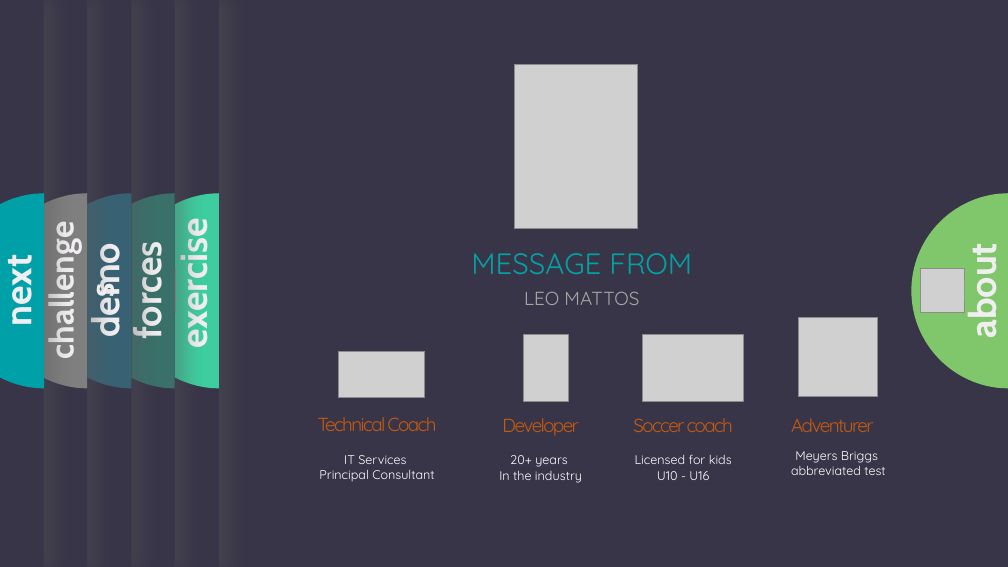
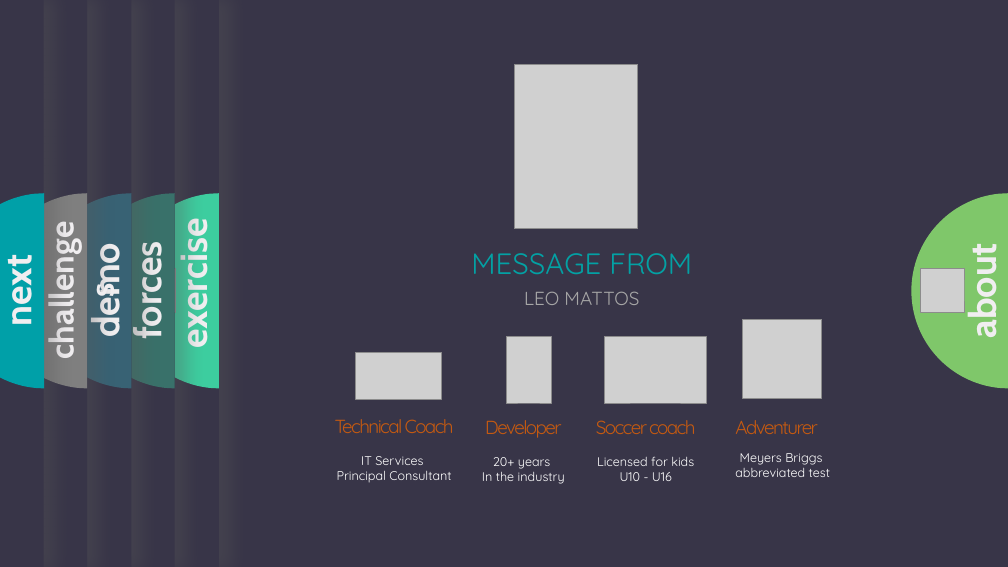
Before and after one commit to leonardo-s-mattos/presentations, a slide deck: slide 2 of Liatrio Exercise Formated White.pptx. Drawn at 1008x567 pixels with LibreOffice and Linux fonts; fonts in the diff are those of the drawing; grey boxes stand for pictures; background and template pictures are left out. Boxes give left, top, right and bottom in pixels: in the first picture for what was removed or moved away, otherwise in the second. Text is boxed around its words. In the diff, an @@ line names an element or a change of style, - is before the commit and + after.

```diff
--- a/Liatrio Exercise Formated White.pptx
+++ b/Liatrio Exercise Formated White.pptx
@@ picture: place and size @@
-picture at (523, 335, 569, 402)
+picture at (506, 337, 551, 403)
@@ picture: place and size @@
-picture at (643, 335, 744, 402)
+picture at (605, 337, 706, 403)
@@ text "Developer": place and size @@
-text "Developer" at (502, 418, 579, 436)
+text "Developer" at (485, 420, 562, 438)
@@ text "Soccer coach": place and size @@
-text "Soccer coach" at (633, 418, 733, 432)
+text "Soccer coach" at (596, 420, 695, 434)
@@ 2 texts, 1 picture: place and size @@
-2 texts, 1 picture at (791, 318, 885, 475)
+2 texts, 1 picture at (735, 319, 830, 477)
@@ 2 texts, 1 picture: place and size @@
-2 texts, 1 picture at (318, 351, 436, 482)
+2 texts, 1 picture at (335, 352, 454, 483)
@@ text "20+ years": place and size @@
-text "20+ years" at (499, 455, 582, 483)
+text "20+ years" at (482, 457, 565, 484)
@@ text "Licensed for kids": place and size @@
-text "Licensed for kids" at (635, 454, 732, 480)
+text "Licensed for kids" at (597, 456, 694, 481)
```
Also in this commit, not shown: 2 other slides changed, 3 other files.
